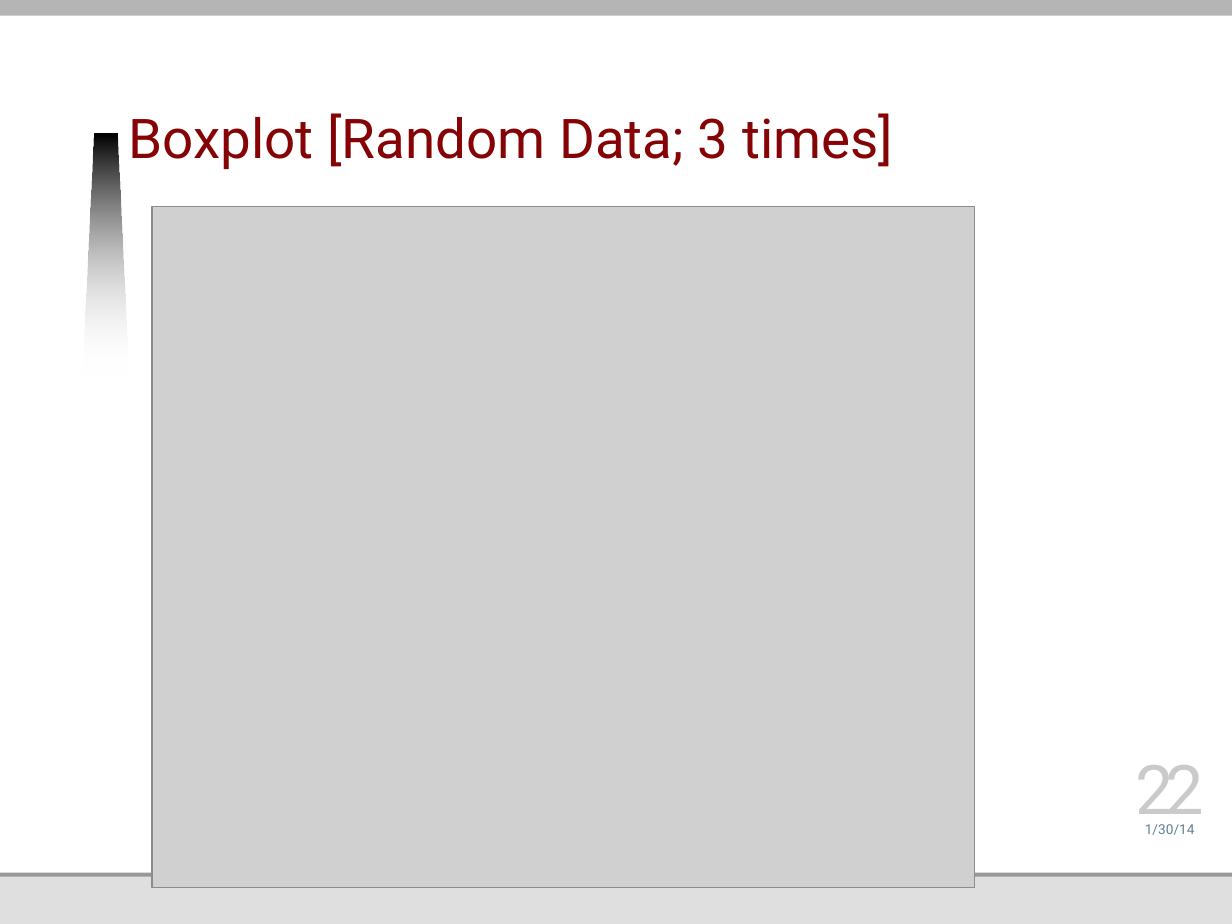
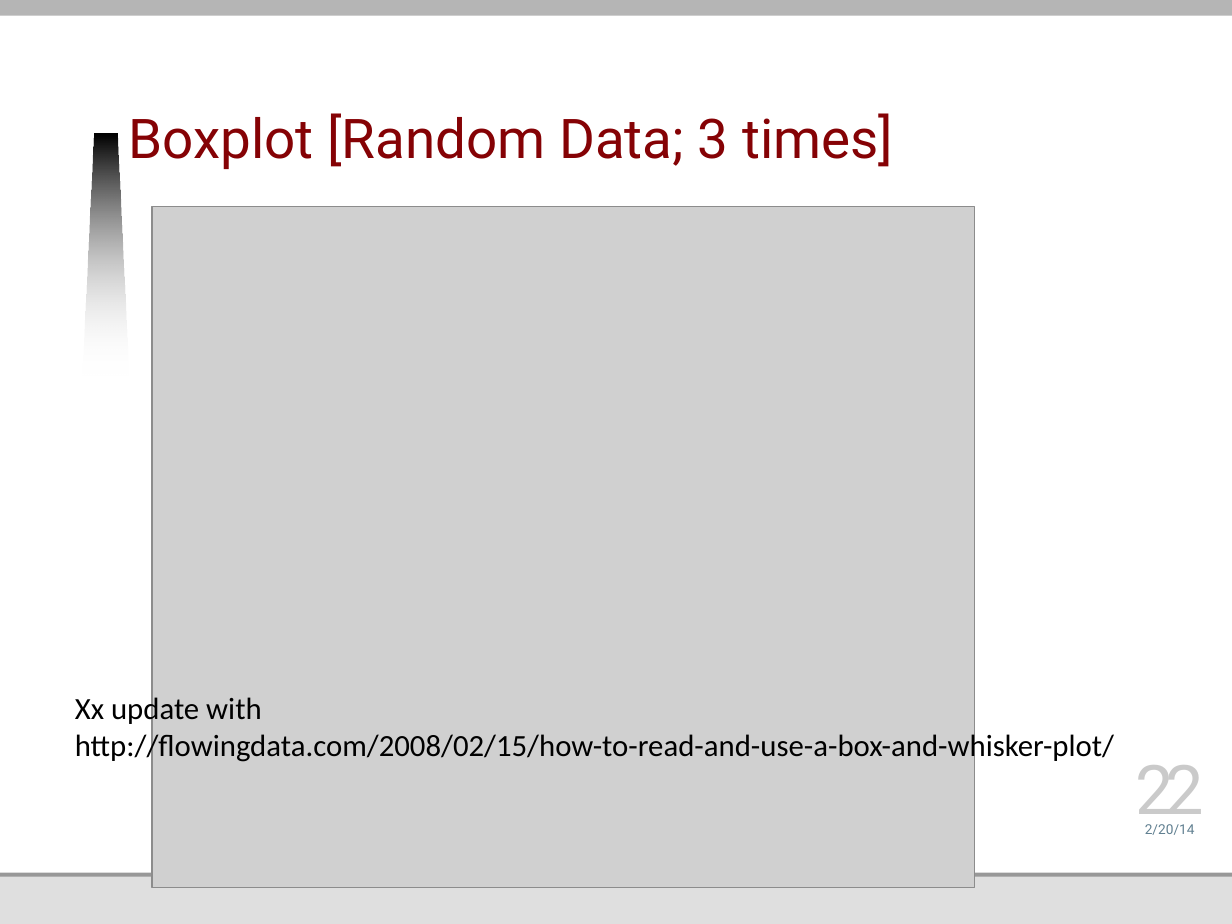
Before and after one commit to jmankoff/data, a slide deck: slide 22 of Lectures/6 Exploration.pptx. Drawn at 1232x924 pixels with LibreOffice and Linux fonts; fonts in the diff are those of the drawing; grey boxes stand for pictures; background and template pictures are left out. Boxes give left, top, right and bottom in pixels: in the first picture for what was removed or moved away, otherwise in the second. Text is boxed around its words. In the diff, an @@ line names an element or a change of style, - is before the commit and + after.

```diff
--- a/Lectures/6 Exploration.pptx
+++ b/Lectures/6 Exploration.pptx
@@ text added at (75,693,1114,764), 18 pt, text #000000 @@
+Xx update with
+http://flowingdata.com/2008/02/15/how-to-read-and-use-a-box-and-whisker-plot/
@@ text at (1145,824,1195,835): text changed @@
-1/30/14
+2/20/14
```
Also in this commit, not shown: 32 other slides changed, 3 other files.
